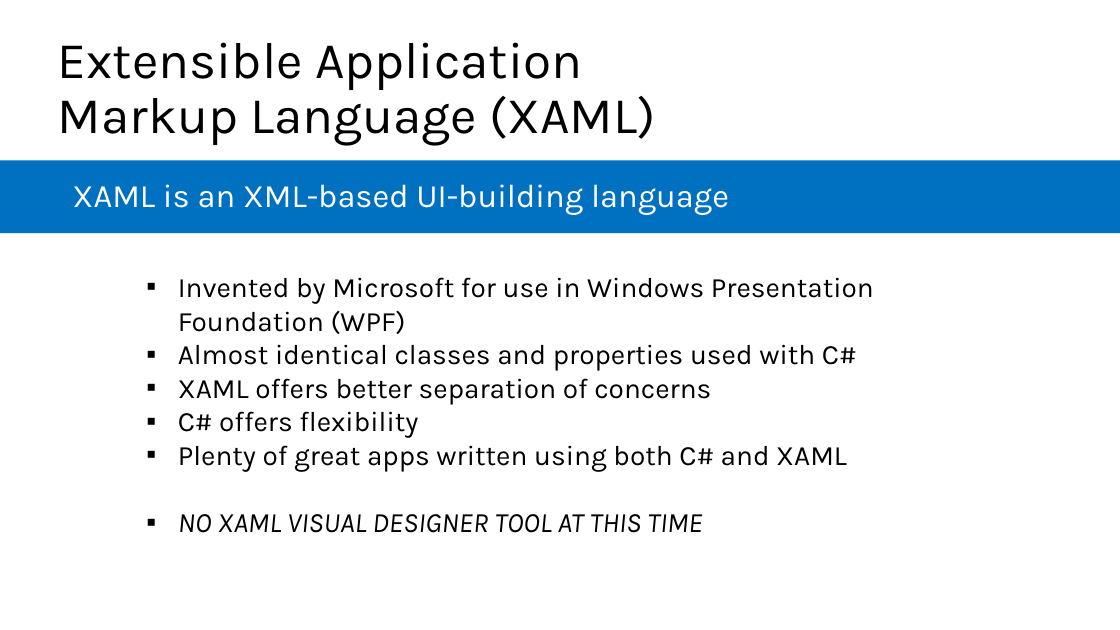
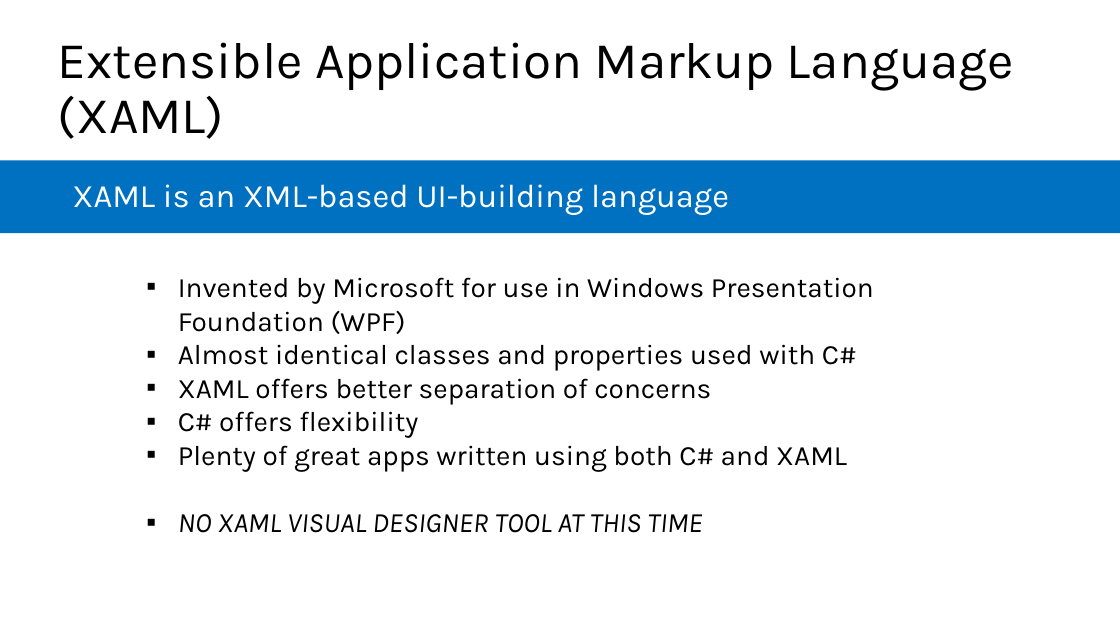
Before and after one commit to microsoft/AcademicContent, a slide deck: slide 8 of Complimentary Course Content/Module3/Lessons/Module3_Lesson09 Cross-Platform User Interfaces with Xamarin.Forms.pptx. Drawn at 1120x630 pixels with LibreOffice and Linux fonts; fonts in the diff are those of the drawing. Boxes give left, top, right and bottom in pixels: in the first picture for what was removed or moved away, otherwise in the second. Text is boxed around its words. In the diff, an @@ line names an element or a change of style, - is before the commit and + after.

```diff
--- a/Complimentary Course Content/Module3/Lessons/Module3_Lesson09 Cross-Platform User Interfaces with Xamarin.Forms.pptx
+++ b/Complimentary Course Content/Module3/Lessons/Module3_Lesson09 Cross-Platform User Interfaces with Xamarin.Forms.pptx
@@ title "Extensible Application Markup Language (XAML)" rewrapped from (58, 42, 655, 146) to (58, 42, 1014, 139) @@
```
Also in this commit, not shown: 2 other slides changed, 2 slides added, 6 other files.
